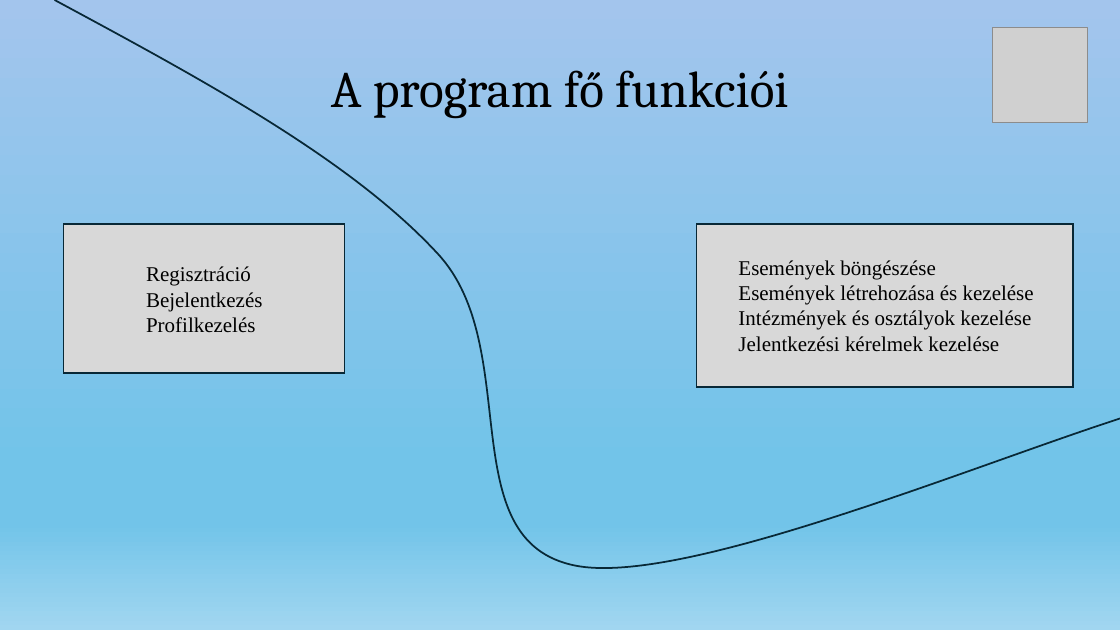
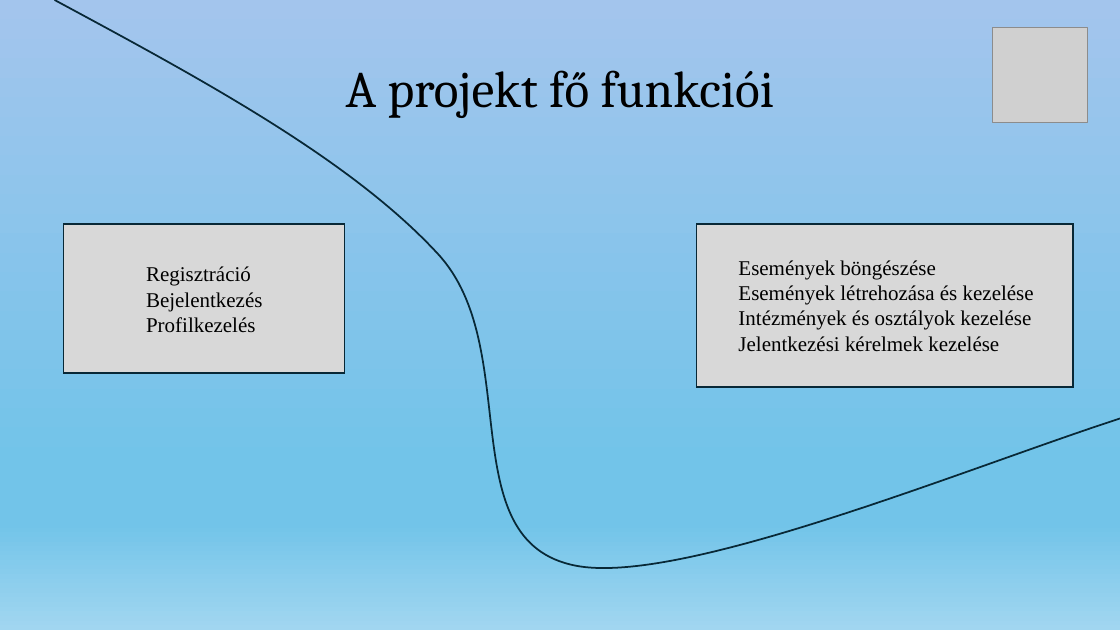
Before and after one commit to nagyls/13_S2_5_vizsgaremek, a slide deck: slide 3 of dokumentumok/Prezentáció_NagyLevedSamuel_TothTamas.pptx. Drawn at 1120x630 pixels with LibreOffice and Linux fonts; fonts in the diff are those of the drawing; grey boxes stand for pictures. Boxes give left, top, right and bottom in pixels: in the first picture for what was removed or moved away, otherwise in the second. Text is boxed around its words. In the diff, an @@ line names an element or a change of style, - is before the commit and + after.

```diff
--- a/dokumentumok/Prezentáció_NagyLevedSamuel_TothTamas.pptx
+++ b/dokumentumok/Prezentáció_NagyLevedSamuel_TothTamas.pptx
@@ title at [346,70,774,118]: text changed @@
-A program fő funkciói
+A projekt fő funkciói
```
Also in this commit, not shown: 1 other slide changed.
